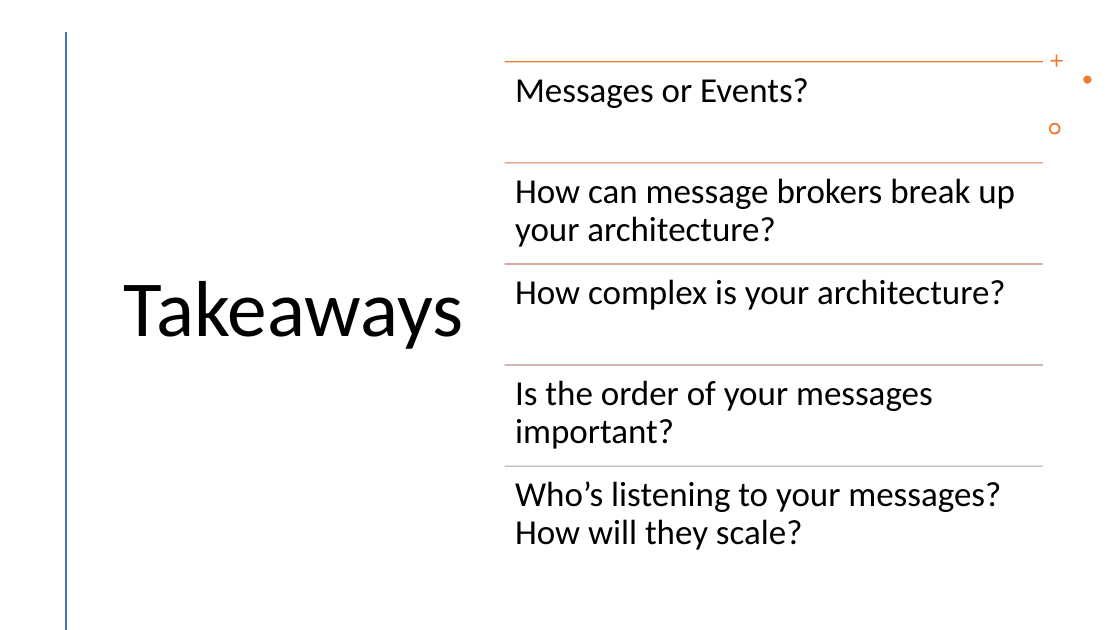
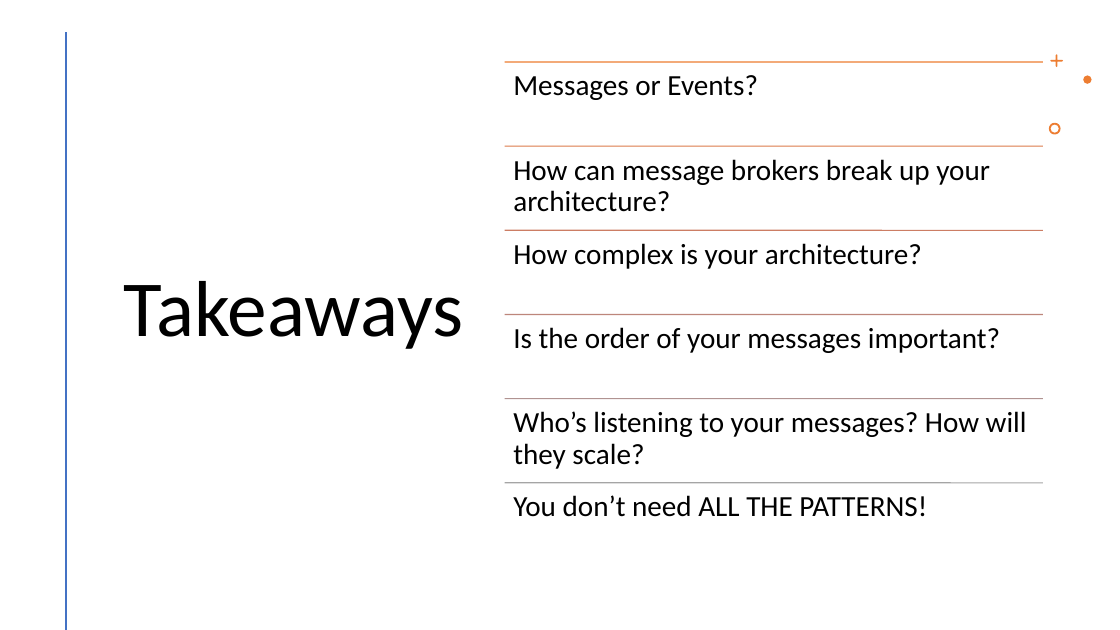
Before and after one commit to willvelida/talks, a slide deck: slide 50 of scalable-messaging-patterns-azure/SlideDeck.pptx. Drawn at 1120x630 pixels with LibreOffice and Linux fonts; fonts in the diff are those of the drawing. Boxes give left, top, right and bottom in pixels: in the first picture for what was removed or moved away, otherwise in the second. Text is boxed around its words. In the diff, an @@ line names an element or a change of style, - is before the commit and + after.

Commit message:
Final slides for NDC

```diff
--- a/scalable-messaging-patterns-azure/SlideDeck.pptx
+++ b/scalable-messaging-patterns-azure/SlideDeck.pptx
@@ text "How can message brokers break ...": place and size @@
-text "How can message brokers break ..." at bbox=[515, 178, 1015, 247]
+text "How can message brokers break ..." at bbox=[513, 159, 990, 212]
@@ line moved from (505, 163) - (1044, 163) to (505, 146) - (1044, 146) @@
@@ line (505, 146) - (1044, 146): stroke #D87A51 1 pt to #DC7A4B 1 pt @@
@@ text "How complex is your architecture?": place and size @@
-text "How complex is your architecture?" at bbox=[515, 279, 1005, 310]
+text "How complex is your architecture?" at bbox=[513, 243, 922, 269]
@@ line moved from (505, 264) - (1044, 264) to (505, 230) - (1044, 230) @@
@@ line (505, 230) - (1044, 230): stroke #C48170 1 pt to #CC7D64 1 pt @@
@@ text "Is the order of your ...": place and size @@
-text "Is the order of your ..." at bbox=[515, 380, 933, 449]
+text "Is the order of your ..." at bbox=[513, 327, 1000, 353]
@@ line added from (505, 314) to (1044, 314), #BD867B 1 pt @@
@@ size 30 to 25 pt; less space between paragraphs in 5 elements at bbox=[513, 75, 758, 100], bbox=[513, 159, 990, 212], bbox=[513, 243, 922, 269], bbox=[513, 327, 1000, 353], bbox=[513, 411, 1027, 469] @@
@@ text "Who’s listening to your messages? ...": place and size @@
-text "Who’s listening to your messages? ..." at bbox=[515, 481, 1001, 550]
+text "Who’s listening to your messages? ..." at bbox=[513, 411, 1027, 469]
@@ line moved from (505, 365) - (1044, 365) to (505, 399) - (1044, 399) @@
@@ line (505, 399) - (1044, 399): stroke #B4908B 1 pt to #B09391 1 pt @@
@@ line moved from (505, 466) - (1044, 466) to (505, 483) - (1044, 483) @@
@@ text added at bbox=[513, 495, 927, 517], 25 pt, text #000000 @@
+You don’t need ALL THE PATTERNS!
```
Also in this commit, not shown: 1 other slide changed.
